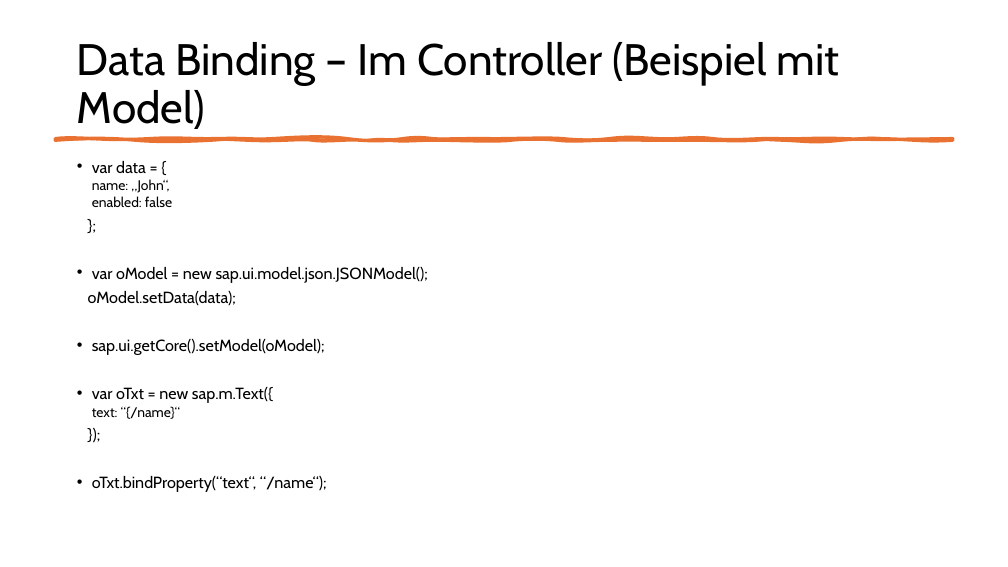
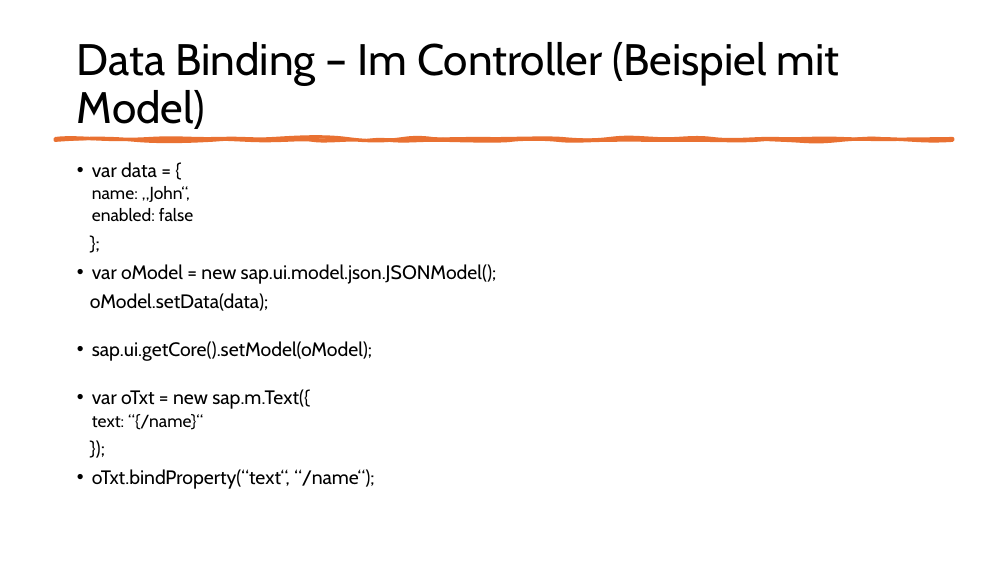
Before and after one commit to MatLange/Schulung-SAPUI5-und-Fiori, a slide deck: slide 9 of Tag02_SAPUI5-Fiori_DE.pptx. Drawn at 1008x567 pixels with LibreOffice and Linux fonts; fonts in the diff are those of the drawing. Boxes give left, top, right and bottom in pixels: in the first picture for what was removed or moved away, otherwise in the second. Text is boxed around its words. In the diff, an @@ line names an element or a change of style, - is before the commit and + after.

```diff
--- a/Tag02_SAPUI5-Fiori_DE.pptx
+++ b/Tag02_SAPUI5-Fiori_DE.pptx
@@ text "var data = {" at [90, 162, 497, 489]: size 15.4 to 18.5 pt in "var data = {", "};", "var oModel = new sap.ui.model.json.JSONModel();", "oModel.setData(data);" and 4 more places; size 13.2 to 16.6 pt in "name: „John“,", "enabled: false", "text: “{/name}“"; line spacing 0.7 to 0.8 @@
```
Also in this commit, not shown: 1 other slide changed, 1 slide added.
